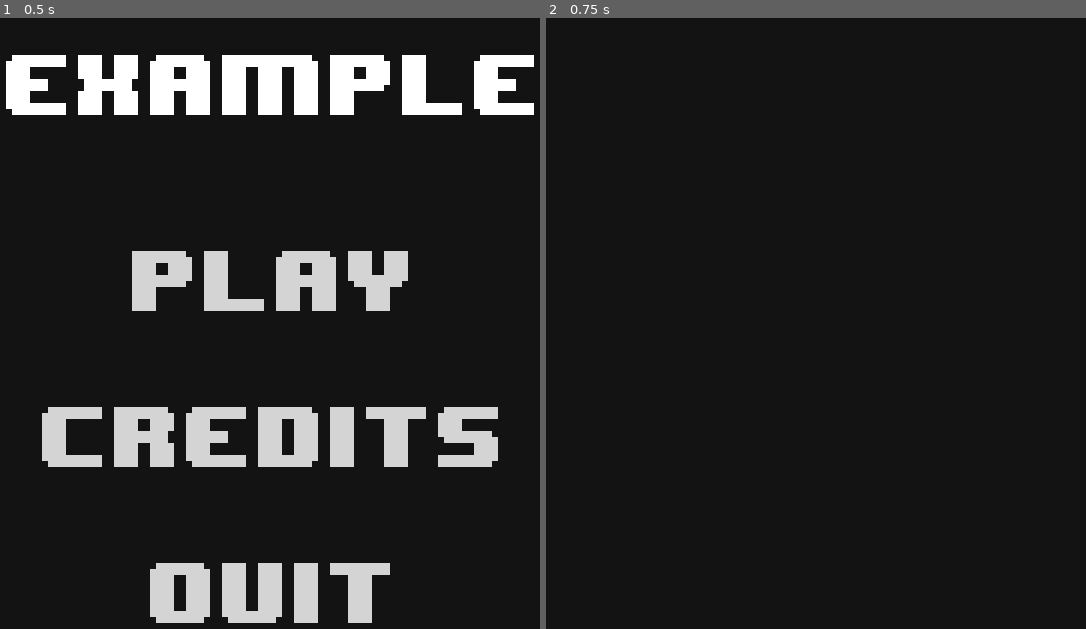
Above: before the commit, frames 1-2 (left to right).
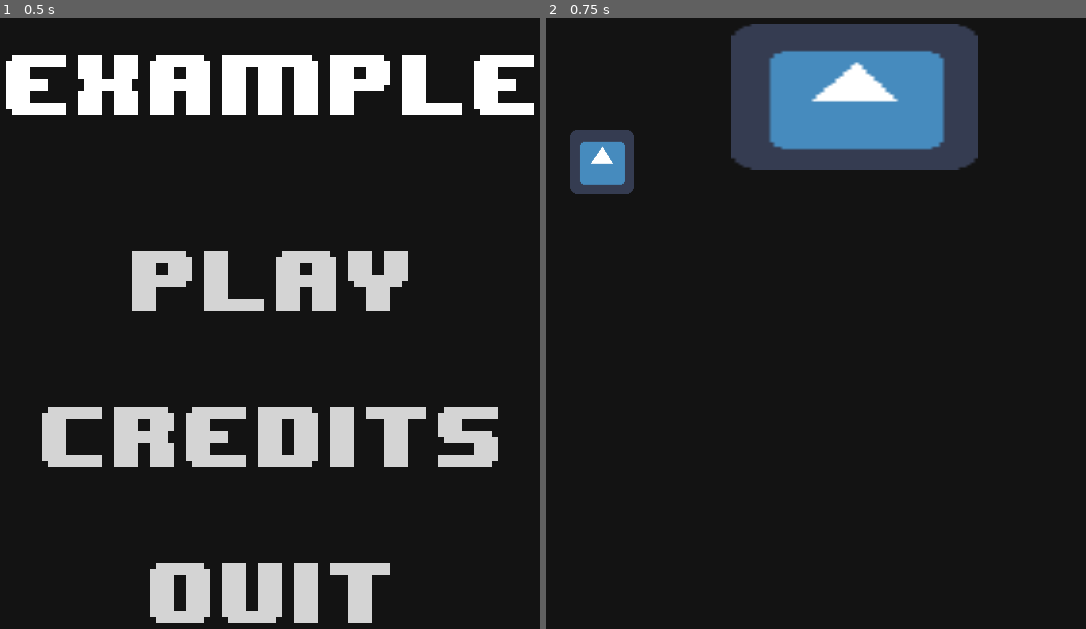
Above: after the commit, the same moments.

Repository: ljhs-games/week-74
Game: Godot game, scene res://scenes/TitleScreen.tscn
Two runs of this game, one before a commit and one after it. Both use one fixed random seed, a clock stepped at 60 frames per second and the inputs below. The engine's default icon, where the game draws it, is replaced by a stand-in: a white triangle on a blue panel in a dark square.
Inputs:
- Up to frame 1 (0.5 s): no input
- Up to frame 2 (0.75 s): click "Play" at 0.5 s

Frame 1 is identical in both runs. In frame 2, 12% of the frame differs, in the area x 4-80%, y 0-29%.
Error after the commit: Parse Error: Can't assign a new value to a constant. (res://scenes/Zombie.gd:17)

Commit message:
Added "Zombie" and "Vase" nodes

Diff:
--- /dev/null
+++ b/src/scenes/Game.gd
@@ -0,0 +1,5 @@
+extends Node2D
+
+
+func _on_Vase_body_entered(body):
+	hide()
--- a/src/scenes/Game.tscn
+++ b/src/scenes/Game.tscn
@@ -1,8 +1,28 @@
-[gd_scene load_steps=2 format=2]
+[gd_scene load_steps=8 format=2]
 
-[ext_resource path="res://nodes/escape-listener/EscapeListener.tscn" type="PackedScene" id=1]
+[ext_resource path="res://scenes/Game.gd" type="Script" id=1]
+[ext_resource path="res://nodes/escape-listener/EscapeListener.tscn" type="PackedScene" id=2]
+[ext_resource path="res://icon.png" type="Texture" id=3]
+[ext_resource path="res://scenes/Zombie.gd" type="Script" id=4]
 
-[node name="Game" type="Node2D"]
+[sub_resource type="RectangleShape2D" id=1]
+
+custom_solver_bias = 0.0
+extents = Vector2( 32.3746, 31.9449 )
+
+[sub_resource type="RectangleShape2D" id=2]
+
+custom_solver_bias = 0.0
+extents = Vector2( 24.1468, 28.5536 )
+
+[sub_resource type="RectangleShape2D" id=3]
+
+custom_solver_bias = 0.0
+extents = Vector2( 10, 10 )
+
+[node name="Game" type="Node2D" index="0"]
+
+script = ExtResource( 1 )
 
 [node name="UI" type="CanvasLayer" parent="." index="0"]
 
@@ -12,9 +32,66 @@
 scale = Vector2( 1, 1 )
 transform = Transform2D( 1, 0, 0, 1, 0, 0 )
 
-[node name="EscapeListener" parent="UI" index="0" instance=ExtResource( 1 )]
+[node name="EscapeListener" parent="UI" index="0" instance=ExtResource( 2 )]
 
 margin_right = 216.0
 margin_bottom = 36.0
 _sections_unfolded = [ "Anchor", "Size Flags", "Visibility", "custom_colors", "custom_fonts" ]
 main_scene = "res://scenes/TitleScreen.tscn"
+
+[node name="Player" type="KinematicBody2D" parent="." index="1"]
+
+position = Vector2( 382.87, 93.805 )
+scale = Vector2( 3.85548, 2.27533 )
+input_pickable = false
+collision_layer = 1
+collision_mask = 1
+collision/safe_margin = 0.08
+
+[node name="Sprite" type="Sprite" parent="Player" index="0"]
+
+texture = ExtResource( 3 )
+_sections_unfolded = [ "Visibility" ]
+
+[node name="CollisionShape2D" type="CollisionShape2D" parent="Player" index="1"]
+
+shape = SubResource( 1 )
+
+[node name="Zombie" type="KinematicBody2D" parent="." index="2"]
+
+position = Vector2( 129.96, 158.84 )
+input_pickable = false
+collision_layer = 1
+collision_mask = 1
+collision/safe_margin = 0.08
+script = ExtResource( 4 )
+
+[node name="CollisionShape2D" type="CollisionShape2D" parent="Zombie" index="0"]
+
+shape = SubResource( 2 )
+
+[node name="Sprite" type="Sprite" parent="Zombie" index="1"]
+
+texture = ExtResource( 3 )
+_sections_unfolded = [ "Visibility" ]
+
+[node name="Vase" type="Area2D" parent="." index="3"]
+
+input_pickable = true
+gravity_vec = Vector2( 0, 1 )
+gravity = 98.0
+linear_damp = 0.1
+angular_damp = 1.0
+audio_bus_override = false
+audio_bus_name = "Master"
+__meta__ = {
+"_edit_group_": true
+}
+
+[node name="CollisionShape2D" type="CollisionShape2D" parent="Vase" index="0"]
+
+shape = SubResource( 3 )
+
+[node name="Sprite" type="Sprite" parent="Vase" index="1"]
+
+[connection signal="body_entered" from="Vase" to="." method="_on_Vase_body_entered"]
--- /dev/null
+++ b/src/scenes/Zombie.gd
@@ -0,0 +1,17 @@
+extends KinematicBody2D
+
+var motion = Vector2()
+const speed = 20
+
+func _process(delta):
+	var center_position = Vector2(350,250)
+	#change to actual center position
+	var vector = (position - center_position).normalized()
+	motion += vector
+	motion = motion * speed * delta
+	move_and_collide(motion)
+
+func _ready():
+	var test_vector = Vector2(350,250)
+	#change to player's vector
+	speed = speed - test_vector.x
